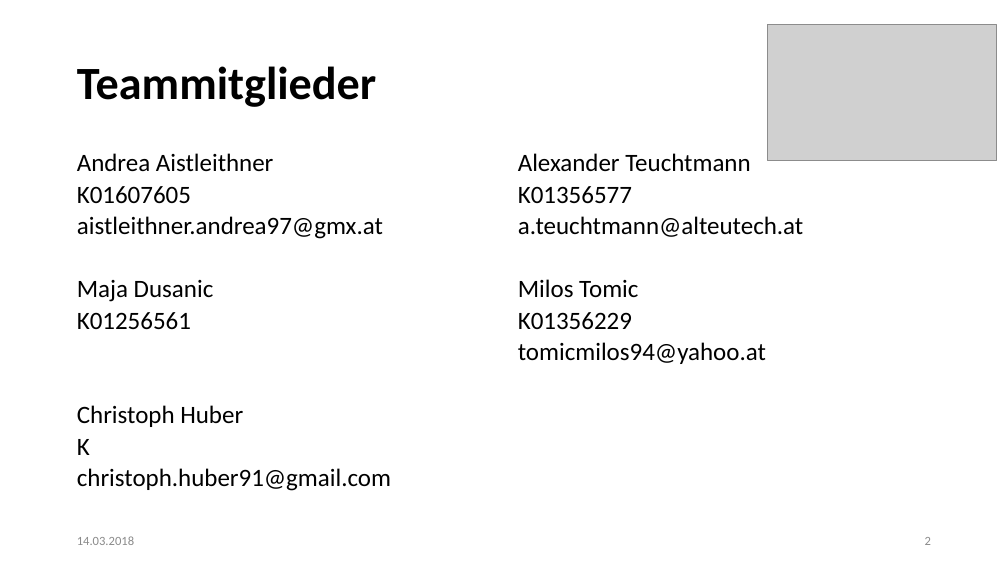
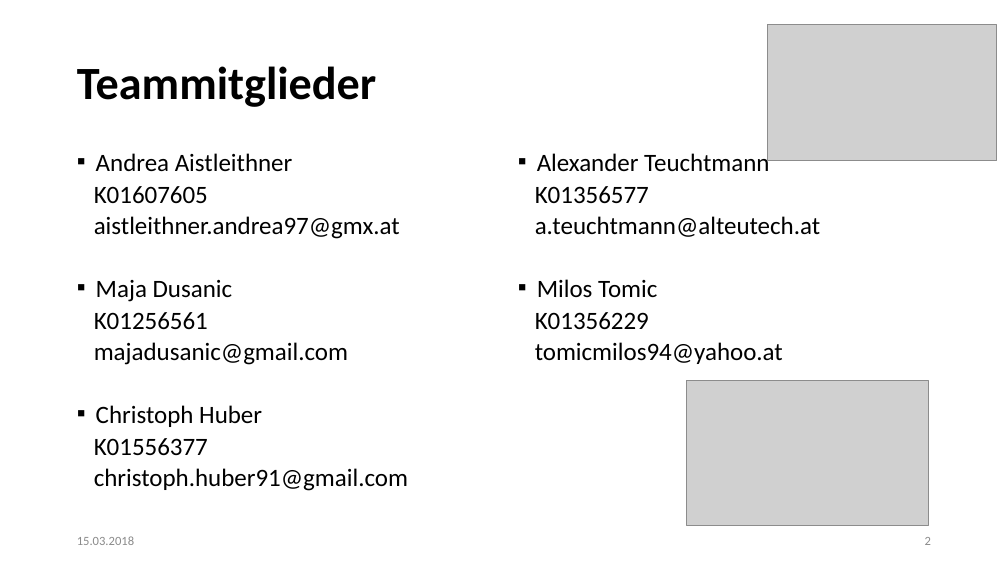
Before and after one commit to ateuchtmann/259035_SoftEngPR, a slide deck: slide 2 of Organisation/PR Software Engineering.pptx. Drawn at 1008x567 pixels with LibreOffice and Linux fonts; fonts in the diff are those of the drawing; grey boxes stand for pictures. Boxes give left, top, right and bottom in pixels: in the first picture for what was removed or moved away, otherwise in the second. Text is boxed around its words. In the diff, an @@ line names an element or a change of style, - is before the commit and + after.

```diff
--- a/Organisation/PR Software Engineering.pptx
+++ b/Organisation/PR Software Engineering.pptx
@@ text at [96, 153, 293, 427]: bullet none to ▪ @@
@@ text at [537, 151, 769, 298]: bullet none to ▪ @@
@@ text at [94, 342, 348, 365]: paragraph added @@
+majadusanic@gmail.com
@@ picture added at [687, 381, 928, 526] @@
@@ text at [94, 438, 208, 456]: text changed @@
-K
+K01556377
@@ text at [77, 536, 134, 545]: text changed @@
-14.03.2018
+15.03.2018
```
Also in this commit, not shown: 4 other slides changed.
